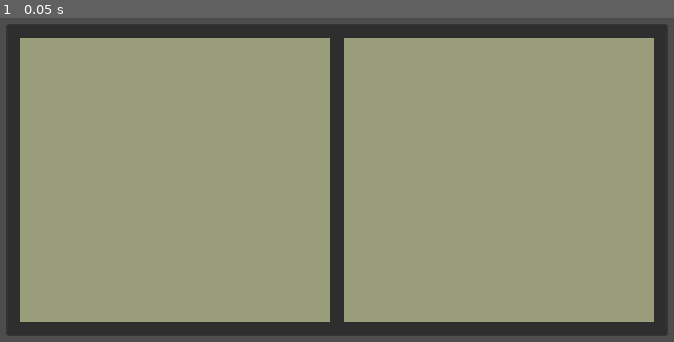
Above: before the commit, frame 1.
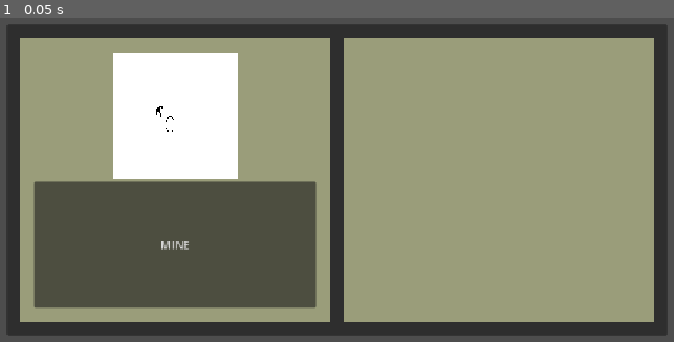
Above: after the commit, the same moment.

Repository: KinardJacob/JK-Research-Milestone-CSCE490
Game: Godot game, scene res://main.tscn
The game is run twice, just before and just after one commit, with the same random seed, the same clock (stepped at 60 frames per second) and the same inputs.
Inputs:
- Up to frame 1 (0.05 s): no input

The runs differ from the first frame. In frame 1, 24% of the frame differs, in the area x 4-48%, y 10-90%.

Commit message:
added animation and mine button

Diff:
--- a/Godot-Project-Files/main.tscn
+++ b/Godot-Project-Files/main.tscn
@@ -1,7 +1,48 @@
 [gd_scene format=3 uid="uid://cqow47bch5ocs"]
+
+[ext_resource type="Texture2D" uid="uid://bo2p2vpqbesi2" path="res://mining/Untitled.png" id="1_h2yge"]
+[ext_resource type="Texture2D" uid="uid://rkcgsb6nfyuy" path="res://mining/Untitled2.png" id="2_1bvp3"]
+[ext_resource type="Texture2D" uid="uid://cta36mngmva1h" path="res://mining/Untitled3.png" id="3_lquwl"]
 
 [sub_resource type="StyleBoxFlat" id="StyleBoxFlat_j2owy"]
 bg_color = Color(0.6025072, 0.61379606, 0.48044807, 1)
+
+[sub_resource type="Animation" id="Animation_7mycd"]
+length = 0.001
+tracks/0/type = "value"
+tracks/0/imported = false
+tracks/0/enabled = true
+tracks/0/path = NodePath(".:texture")
+tracks/0/interp = 1
+tracks/0/loop_wrap = true
+tracks/0/keys = {
+"times": PackedFloat32Array(0),
+"transitions": PackedFloat32Array(1),
+"update": 1,
+"values": [ExtResource("1_h2yge")]
+}
+
+[sub_resource type="Animation" id="Animation_272bh"]
+resource_name = "mine"
+step = 0.0333
+tracks/0/type = "value"
+tracks/0/imported = false
+tracks/0/enabled = true
+tracks/0/path = NodePath(".:texture")
+tracks/0/interp = 1
+tracks/0/loop_wrap = true
+tracks/0/keys = {
+"times": PackedFloat32Array(0, 0.43333334, 0.8333333),
+"transitions": PackedFloat32Array(1, 1, 1),
+"update": 1,
+"values": [ExtResource("1_h2yge"), ExtResource("2_1bvp3"), ExtResource("3_lquwl")]
+}
+
+[sub_resource type="AnimationLibrary" id="AnimationLibrary_5vw27"]
+_data = {
+&"RESET": SubResource("Animation_7mycd"),
+&"mine": SubResource("Animation_272bh")
+}
 
 [node name="Main" type="Control" unique_id=1028901816]
 layout_mode = 3
@@ -42,8 +83,28 @@
 size_flags_horizontal = 3
 theme_override_styles/panel = SubResource("StyleBoxFlat_j2owy")
 
-[node name="TextureRect" type="TextureRect" parent="MarginContainer/PanelContainer/MarginContainer/HBoxContainer/MineSpace" unique_id=1300302859]
+[node name="MarginContainer" type="MarginContainer" parent="MarginContainer/PanelContainer/MarginContainer/HBoxContainer/MineSpace" unique_id=173226764]
 layout_mode = 2
+theme_override_constants/margin_left = 20
+theme_override_constants/margin_top = 20
+theme_override_constants/margin_right = 20
+theme_override_constants/margin_bottom = 20
+
+[node name="VBoxContainer" type="VBoxContainer" parent="MarginContainer/PanelContainer/MarginContainer/HBoxContainer/MineSpace/MarginContainer" unique_id=15106299]
+layout_mode = 2
+
+[node name="TextureRect" type="TextureRect" parent="MarginContainer/PanelContainer/MarginContainer/HBoxContainer/MineSpace/MarginContainer/VBoxContainer" unique_id=1300302859]
+texture_filter = 1
+layout_mode = 2
+size_flags_horizontal = 4
+size_flags_vertical = 3
+texture = ExtResource("1_h2yge")
+expand_mode = 2
+
+[node name="Button" type="Button" parent="MarginContainer/PanelContainer/MarginContainer/HBoxContainer/MineSpace/MarginContainer/VBoxContainer" unique_id=324061549]
+layout_mode = 2
+size_flags_vertical = 3
+text = "MINE"
 
 [node name="Upgrades" type="PanelContainer" parent="MarginContainer/PanelContainer/MarginContainer/HBoxContainer" unique_id=1957962242]
 layout_mode = 2
@@ -51,4 +112,5 @@
 theme_override_styles/panel = SubResource("StyleBoxFlat_j2owy")
 
 [node name="AnimationPlayer" type="AnimationPlayer" parent="." unique_id=2118080671]
-root_node = NodePath("../MarginContainer/PanelContainer/MarginContainer/HBoxContainer/MineSpace/TextureRect")
+root_node = NodePath("../MarginContainer/PanelContainer/MarginContainer/HBoxContainer/MineSpace/MarginContainer/VBoxContainer/TextureRect")
+libraries/ = SubResource("AnimationLibrary_5vw27")
Binary file added: Godot-Project-Files/mining/Untitled.png
Not shown, added: Godot-Project-Files/mining/Untitled.png.import
Binary file added: Godot-Project-Files/mining/Untitled2.png
Not shown, added: Godot-Project-Files/mining/Untitled2.png.import
Binary file added: Godot-Project-Files/mining/Untitled3.png
Not shown, added: Godot-Project-Files/mining/Untitled3.png.import
